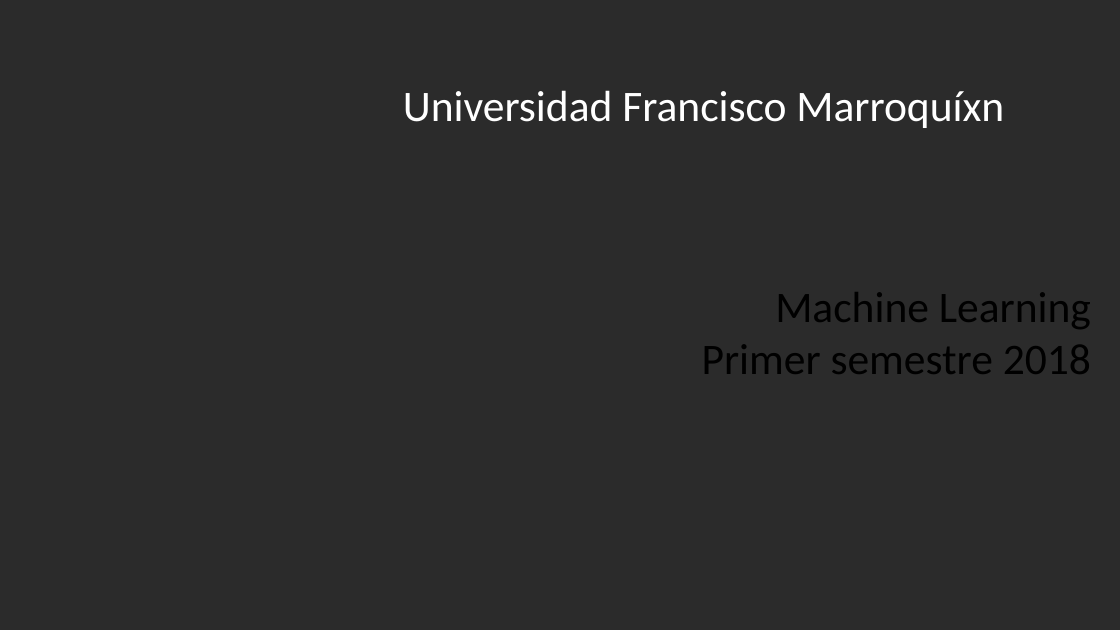
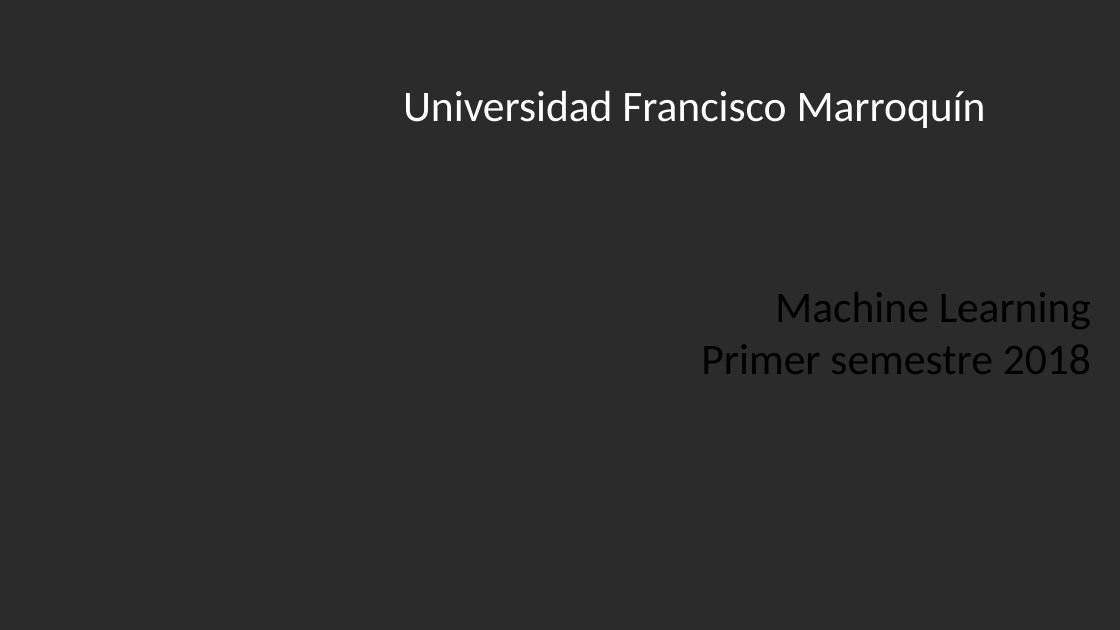
Before and after one commit to ErickDiaz/UFM_Machine_Learning_class, a slide deck: slide 1 of 201801/Clase1.pptx. Drawn at 1120x630 pixels with LibreOffice and Linux fonts; fonts in the diff are those of the drawing; background and template pictures are left out; a plain dark background stands for a picture behind light text. Boxes give left, top, right and bottom in pixels: in the first picture for what was removed or moved away, otherwise in the second. Text is boxed around its words. In the diff, an @@ line names an element or a change of style, - is before the commit and + after.

```diff
--- a/201801/Clase1.pptx
+++ b/201801/Clase1.pptx
@@ text at <box>403,90,986,128</box>: text changed @@
-Universidad Francisco Marroquíxn
+Universidad Francisco Marroquín
```
Also in this commit, not shown: 1 other slide changed.
